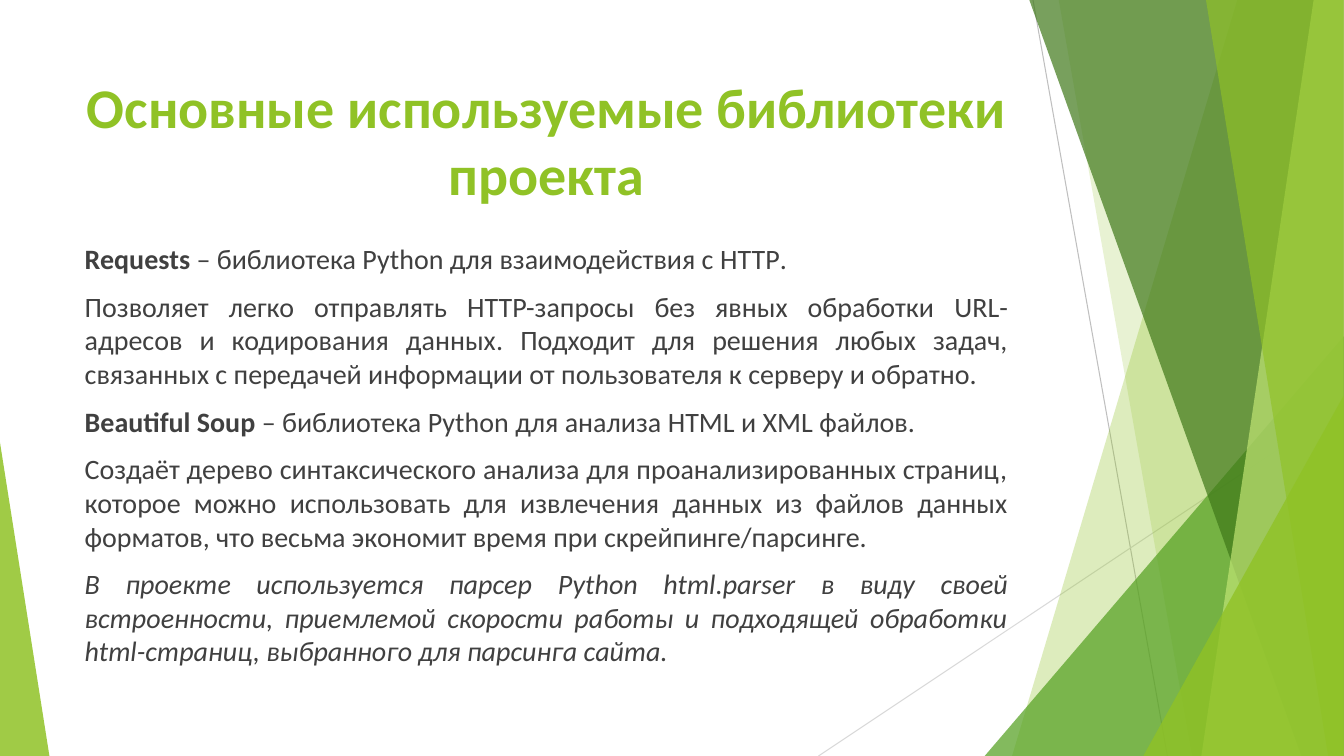
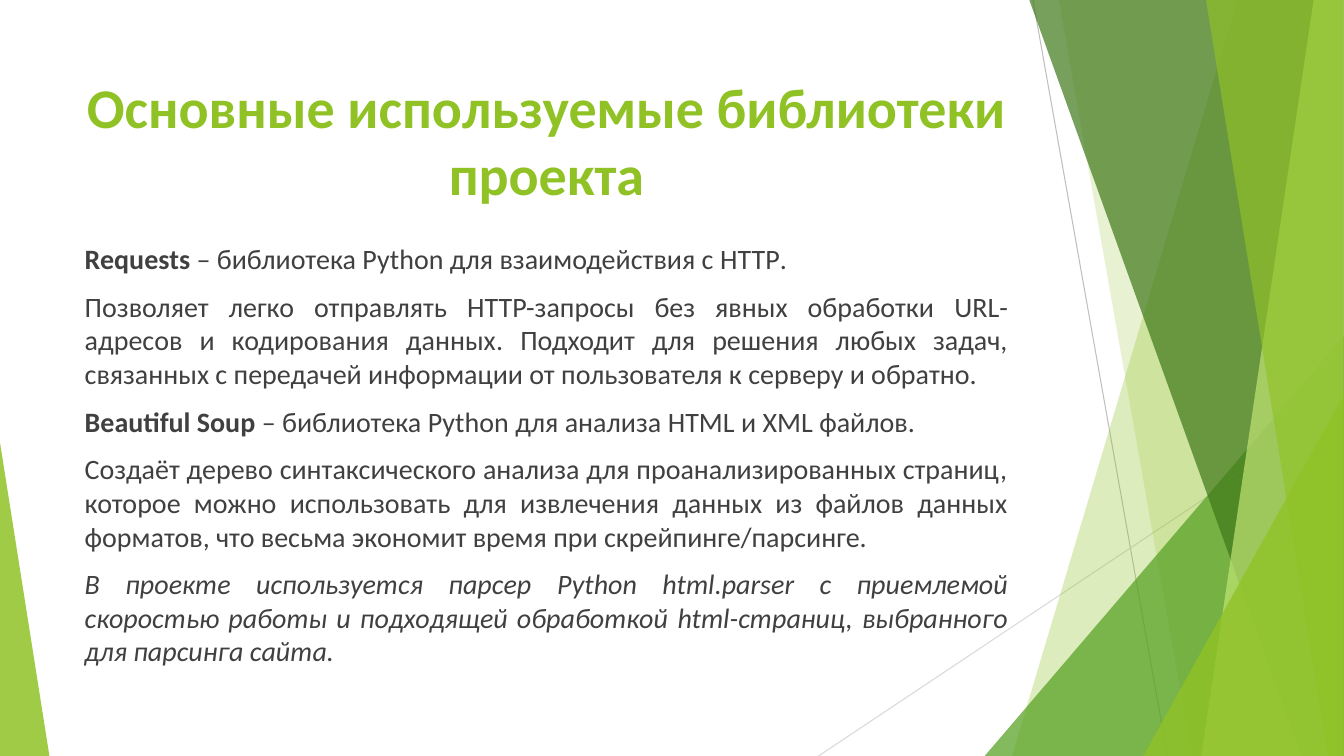
Before and after one commit to Grevetail/Python, a slide deck: slide 5 of scraping_parsing project/web scraping_parsing.pptx. Drawn at 1344x756 pixels with LibreOffice and Linux fonts; fonts in the diff are those of the drawing. Boxes give left, top, right and bottom in pixels: in the first picture for what was removed or moved away, otherwise in the second. Text is boxed around its words. In the diff, an @@ line names an element or a change of style, - is before the commit and + after.

Commit message:
finally file parser project

```diff
--- a/scraping_parsing project/web scraping_parsing.pptx
+++ b/scraping_parsing project/web scraping_parsing.pptx
@@ text at <box>85,574,1008,666</box>: text changed @@
-В проекте используется парсер Python html.parser в виду своей встроенности, приемлемой скорости работы и подходящей обработки html-страниц, выбранного для парсинга сайта.
+В проекте используется парсер Python html.parser с приемлемой скоростью работы и подходящей обработкой html-страниц, выбранного для парсинга сайта.
```
Also in this commit, not shown: 1 other file.
